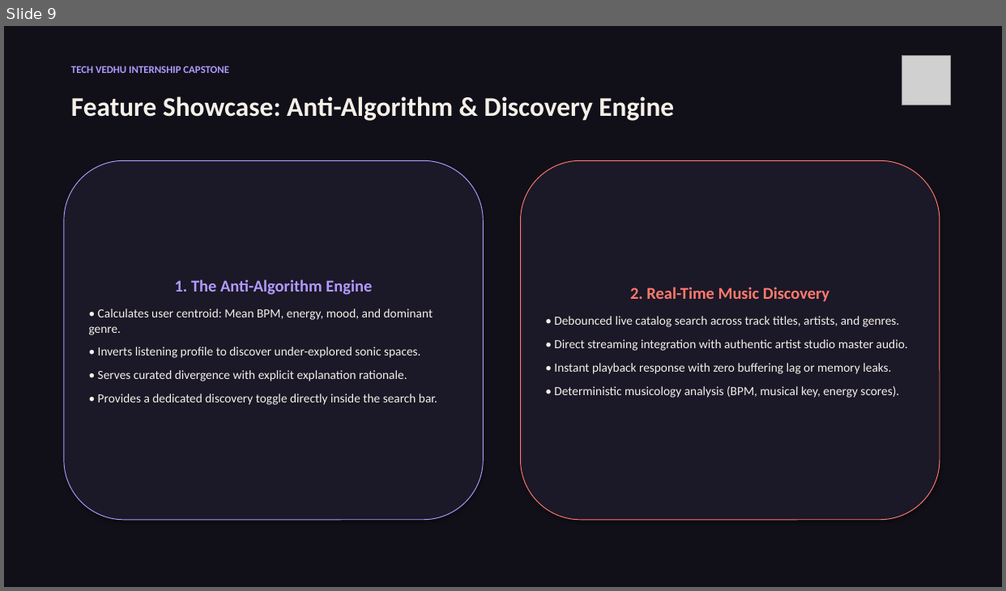
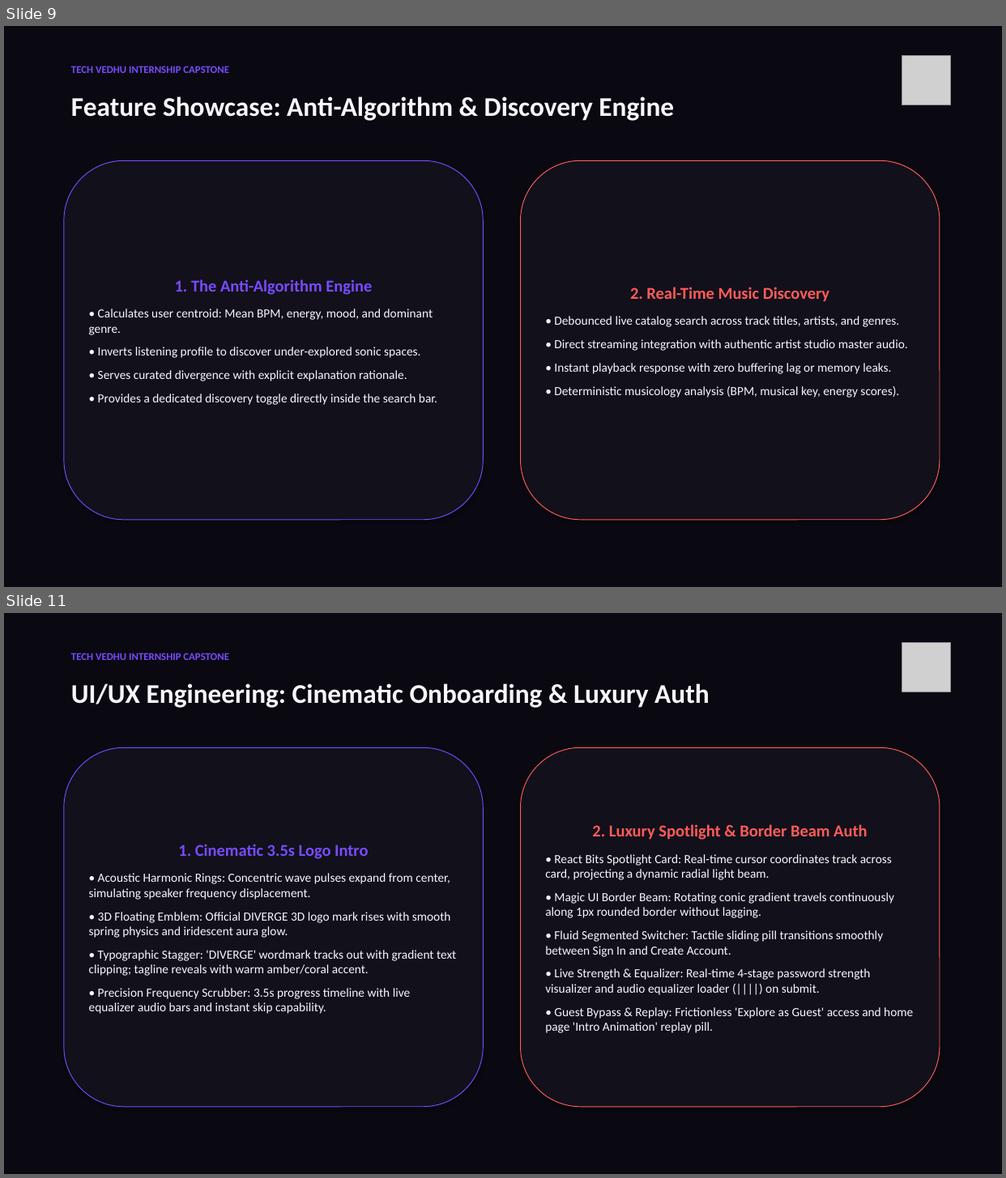
Before and after one commit to Dharsh606/DIVERGE, a slide deck: docs/presentation.pptx. Shown one above the other, each under a label of ours: slide 9 before the commit, slides 9 and 11 after it; the slides between them are not shown. The pictures are 1006x591 and 1006x1178 pixels, drawn with LibreOffice and Linux fonts; fonts in the diff are those of the drawing; grey boxes stand for pictures. Boxes give left, top, right and bottom in pixels: in the first picture for what was removed or moved away, otherwise in the second. Text is boxed around its words. In the diff, an @@ line names an element or a change of style, - is before the commit and + after.

Commit message:
docs: update all specifications, architecture guide, project report, and presentation deck
- Document 3.5s cinematic logo splash intro, acoustic harmonic waves, and frequency scrubber.
- Document luxury React Bits Spotlight Card, Magic UI continuous Border Beam, fluid segmented tab switcher, and audio equalizer submit loader.
- Document official 3D logo-derived design system (#784BFF, #FF5C58, #FFAE33, #0A0912, #12101B) and human-crafted surface architecture.
- Re-generate docs/project-report.pdf and docs/presentation.pptx with updated slides, color tokens, and feature descriptions.

```diff
--- a/docs/presentation.pptx
+++ b/docs/presentation.pptx
@@ slide 11 added at (x1=4, y1=613, x2=1002, y2=1174), background #FFFFFF @@
@@ rectangle added at (x1=4, y1=613, x2=1002, y2=1174), fill #0A0912 @@
@@ text added at (x1=71, y1=653, x2=229, y2=660), 10 pt, text #784BFF, bold @@
+TECH VEDHU INTERNSHIP CAPSTONE
@@ picture added at (x1=902, y1=643, x2=951, y2=692) @@
@@ text added at (x1=71, y1=683, x2=710, y2=708), 26 pt, text #F7F6FB, bold @@
+UI/UX Engineering: Cinematic Onboarding & Luxury Auth
@@ rounded rectangle added at (x1=64, y1=747, x2=484, y2=1107), fill #12101B, outline #784BFF 0.75 pt, 12 pt, text #F7F6FB @@
+1. Cinematic 3.5s Logo Intro
+• Acoustic Harmonic Rings: Concentric wave pulses expand from center, simulating speaker frequency displacement.
+• 3D Floating Emblem: Official DIVERGE 3D logo mark rises with smooth spring physics and iridescent aura glow.
+• Typographic Stagger: 'DIVERGE' wordmark tracks out with gradient text clipping; tagline reveals with warm amber/coral accent.
+• Precision Frequency Scrubber: 3.5s progress timeline with live equalizer audio bars and instant skip capability.
@@ rounded rectangle added at (x1=521, y1=747, x2=940, y2=1107), fill #12101B, outline #FF5C58 0.75 pt, 12 pt, text #F7F6FB @@
+2. Luxury Spotlight & Border Beam Auth
+• React Bits Spotlight Card: Real-time cursor coordinates track across card, projecting a dynamic radial light beam.
+• Magic UI Border Beam: Rotating conic gradient travels continuously along 1px rounded border without lagging.
+• Fluid Segmented Switcher: Tactile sliding pill transitions smoothly between Sign In and Create Account.
+• Live Strength & Equalizer: Real-time 4-stage password strength visualizer and audio equalizer loader (||||) on submit.
+• Guest Bypass & Replay: Frictionless 'Explore as Guest' access and home page 'Intro Animation' replay pill.
@@ slide 9 changed as well @@
@@ rectangle at (x1=4, y1=26, x2=1002, y2=587): fill #111019 to #0A0912 @@
@@ text "TECH VEDHU INTERNSHIP CAPSTONE" at (x1=71, y1=66, x2=229, y2=73): text colour #B19AFF to #784BFF @@
@@ text "Feature Showcase: Anti-Algorithm & Discovery ..." at (x1=71, y1=96, x2=674, y2=121): text colour #F5F0E8 to #F7F6FB @@
@@ rounded rectangle "1. The Anti-Algorithm Engine" at (x1=64, y1=160, x2=484, y2=520): text colour #B19AFF to #784BFF in "1. The Anti-Algorithm Engine"; text colour #F5F0E8 to #F7F6FB; fill #1B1827 to #12101B; outline #B19AFF 0.75 pt to #784BFF 0.75 pt @@
@@ rounded rectangle "2. Real-Time Music Discovery" at (x1=521, y1=160, x2=940, y2=520): text colour #FF796C to #FF5C58 in "2. Real-Time Music Discovery"; text colour #F5F0E8 to #F7F6FB; fill #1B1827 to #12101B; outline #FF796C 0.75 pt to #FF5C58 0.75 pt @@
```
Also in this commit, not shown: 11 other slides changed, 6 other files.
